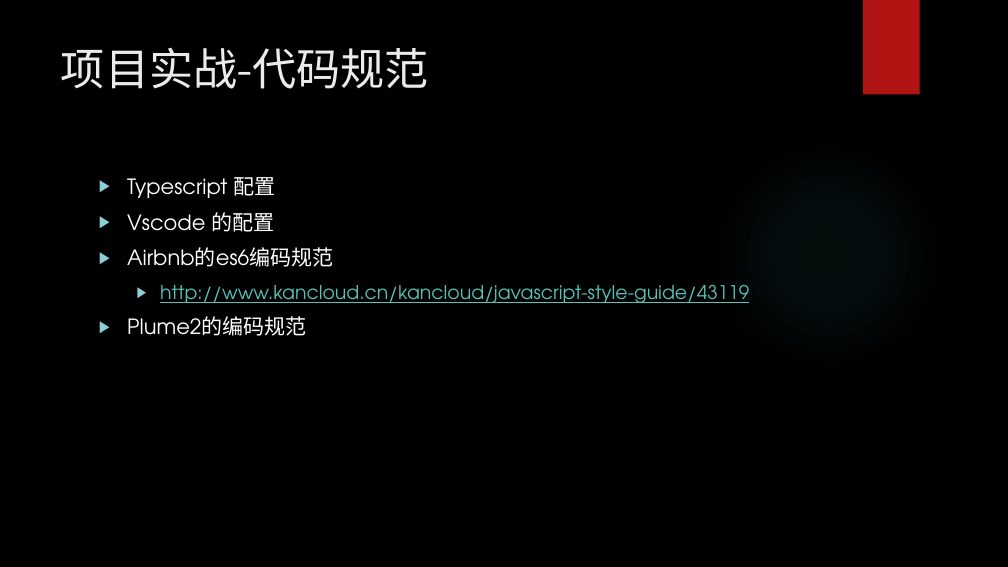
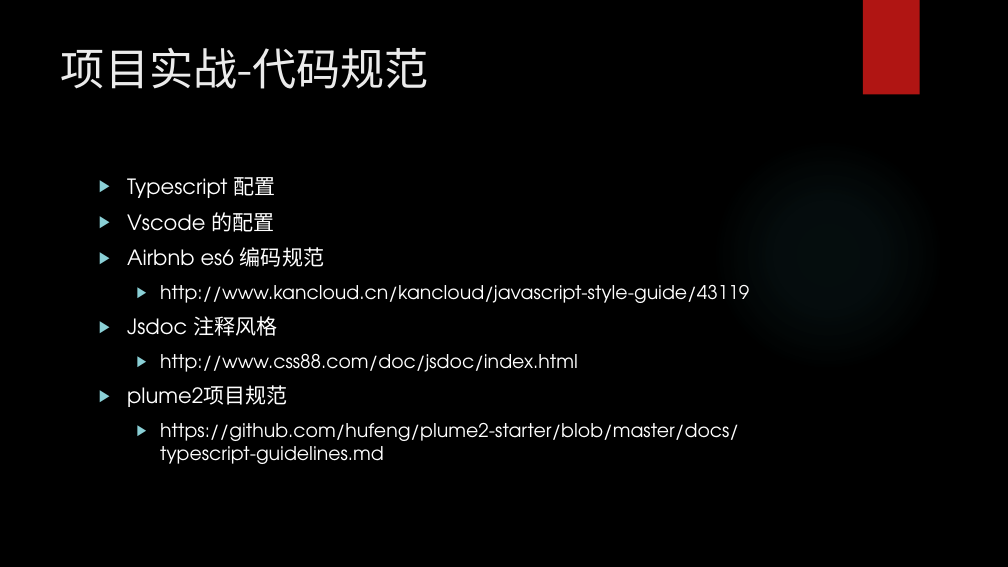
Before and after one commit to hufeng/plume2-starter, a slide deck: slide 6 of docs/plume2-starter项目实战.pptx. Drawn at 1008x567 pixels with LibreOffice and Linux fonts; fonts in the diff are those of the drawing; background and template pictures are left out. Boxes give left, top, right and bottom in pixels: in the first picture for what was removed or moved away, otherwise in the second. Text is boxed around its words. In the diff, an @@ line names an element or a change of style, - is before the commit and + after.

Commit message:
add ts guidelines 8

```diff
--- a/docs/plume2-starter项目实战.pptx
+++ b/docs/plume2-starter项目实战.pptx
@@ text at bbox=[127, 247, 324, 267]: text changed @@
-▶ Airbnb的es6编码规范
+▶ Airbnb es6 编码规范
@@ text at bbox=[160, 285, 749, 303]: text colour #58C1BA to #FFFFFF, underline off in "http://www.kancloud.cn/kancloud/javascript-style-guide/43119" @@
@@ text at bbox=[127, 354, 739, 464]: text changed; size 20 to 18 pt @@
-▶ Plume2的编码规范
+▶ Jsdoc 注释风格
+  ▶ http://www.css88.com/doc/jsdoc/index.html
+▶ plume2项目规范
+  ▶ https://github.com/hufeng/plume2-starter/blob/master/docs/typescript-guidelines.md
```
